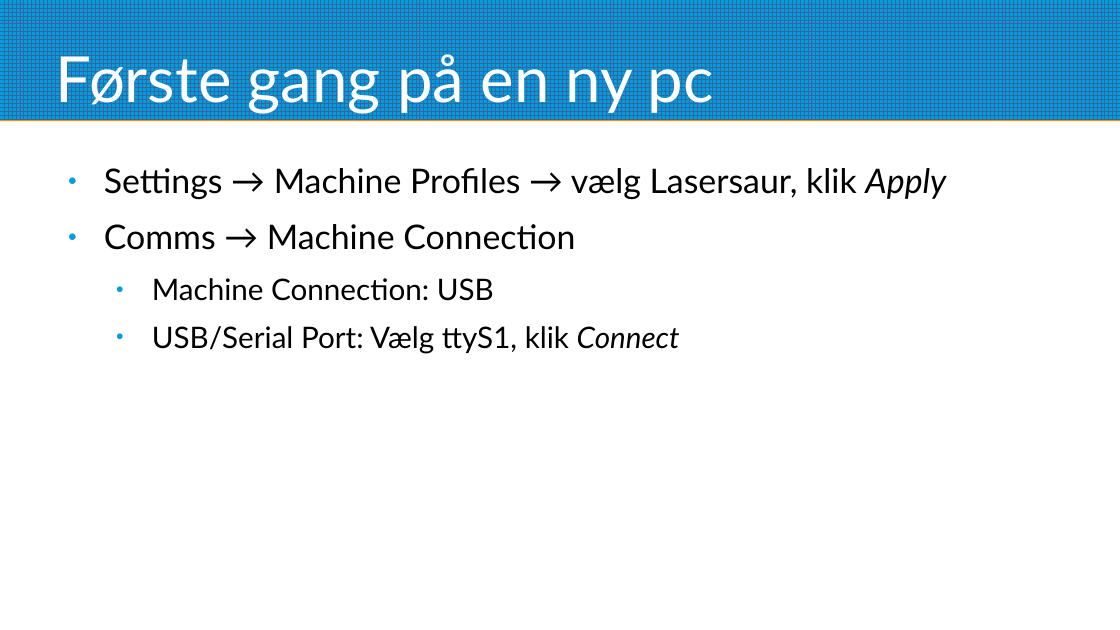
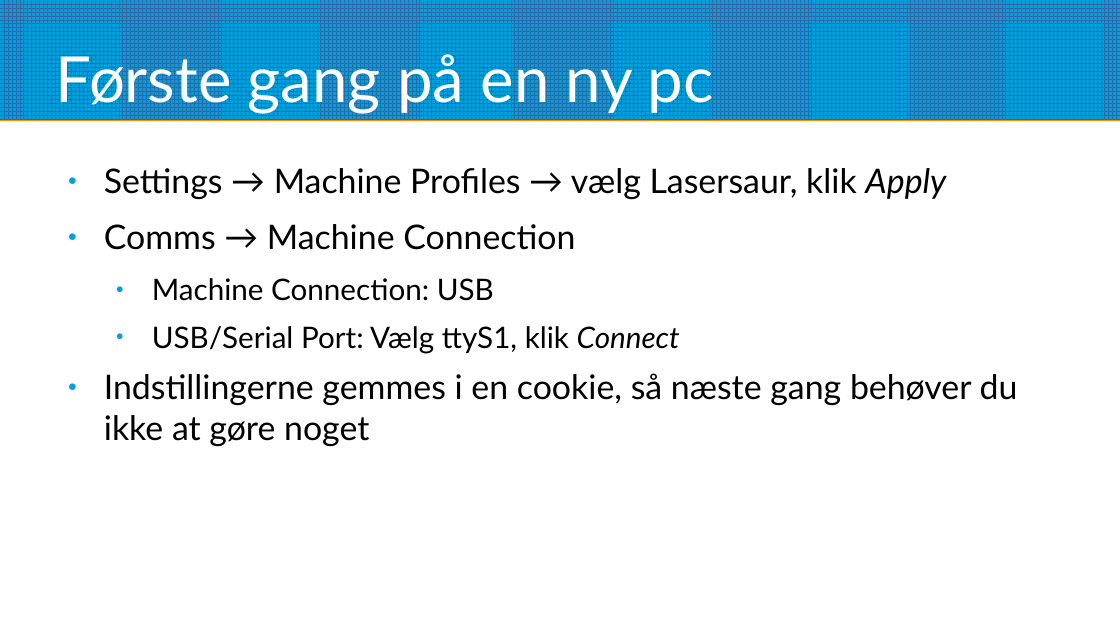
Before and after one commit to Hal9k-dk/lasersaur, a slide deck: slide 7 of intro/lasersaurintro.odp. Drawn at 1120x630 pixels with LibreOffice and Linux fonts; fonts in the diff are those of the drawing. Boxes give left, top, right and bottom in pixels: in the first picture for what was removed or moved away, otherwise in the second. Text is boxed around its words. In the diff, an @@ line names an element or a change of style, - is before the commit and + after.

```diff
--- a/intro/lasersaurintro.odp
+++ b/intro/lasersaurintro.odp
@@ text at [104, 373, 1018, 447]: paragraph added @@
+● Indstillingerne gemmes i en cookie, så næste gang behøver du ikke at gøre noget
```
Also in this commit, not shown: 2 other slides changed, 1 slide added.
